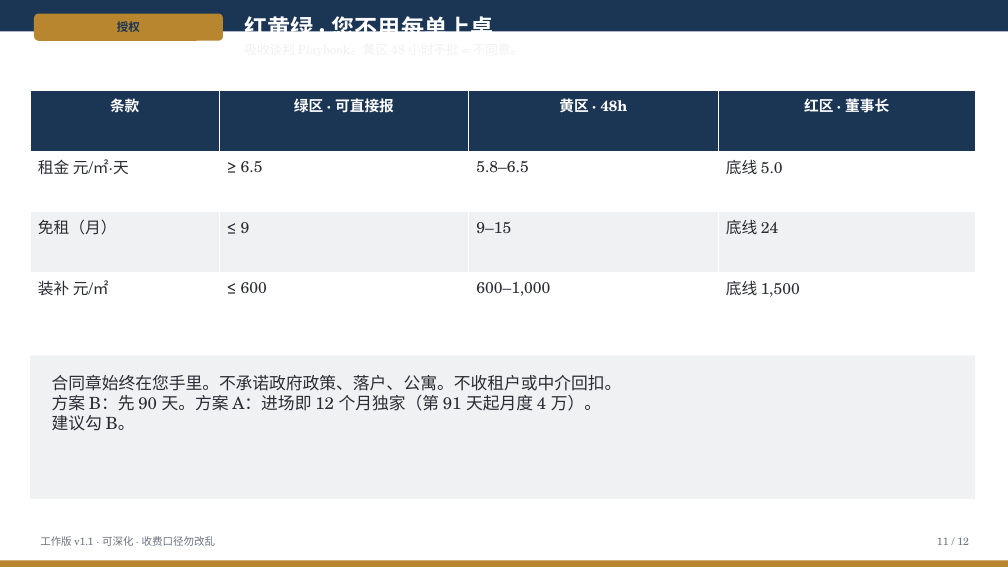
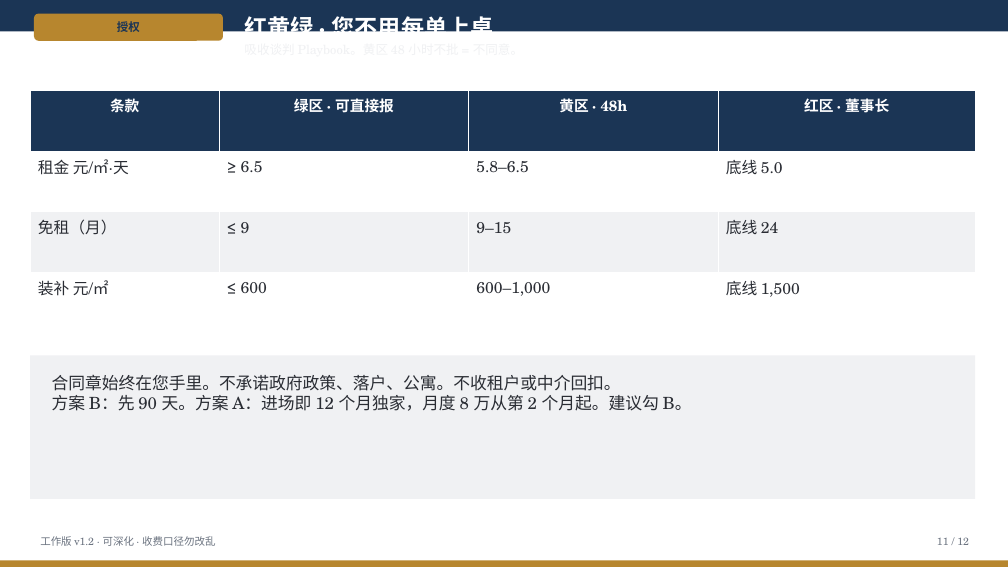
Before and after one commit to hujigang2010-maker/AIDEN, a slide deck: slide 11 of docs/advisory/deck/冠松01楼-招商合作-工作版.pptx. Drawn at 1008x567 pixels with LibreOffice and Linux fonts; fonts in the diff are those of the drawing. Boxes give left, top, right and bottom in pixels: in the first picture for what was removed or moved away, otherwise in the second. Text is boxed around its words. In the diff, an @@ line names an element or a change of style, - is before the commit and + after.

```diff
--- a/docs/advisory/deck/冠松01楼-招商合作-工作版.pptx
+++ b/docs/advisory/deck/冠松01楼-招商合作-工作版.pptx
@@ text at [52, 395, 692, 411]: text changed @@
-方案 B：先 90 天。方案 A：进场即 12 个月独家（第 91 天起月度 4 万）。
-建议勾 B。
+方案 B：先 90 天。方案 A：进场即 12 个月独家，月度 8 万从第 2 个月起。建议勾 B。
@@ text at [40, 536, 215, 546]: text changed @@
-工作版 v1.1 · 可深化 · 收费口径勿改乱
+工作版 v1.2 · 可深化 · 收费口径勿改乱
```
Also in this commit, not shown: 11 other slides changed, 11 other files.
